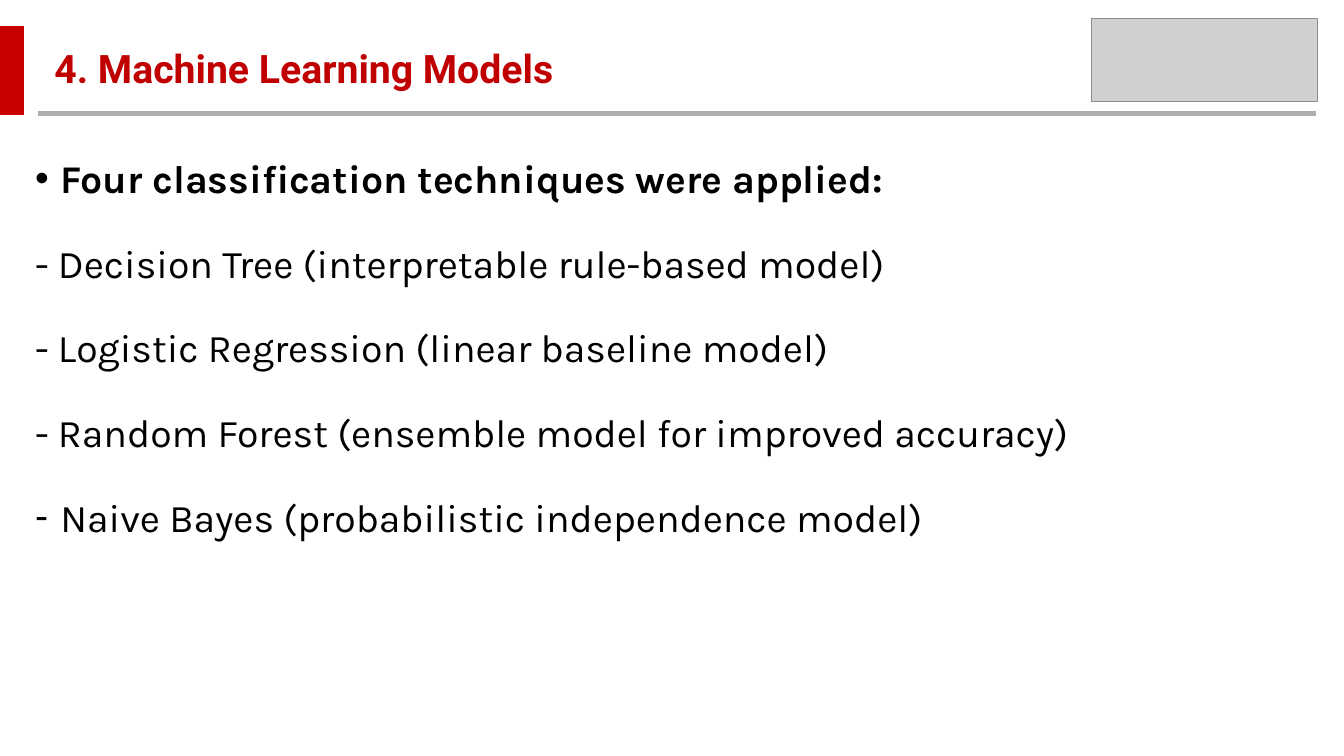
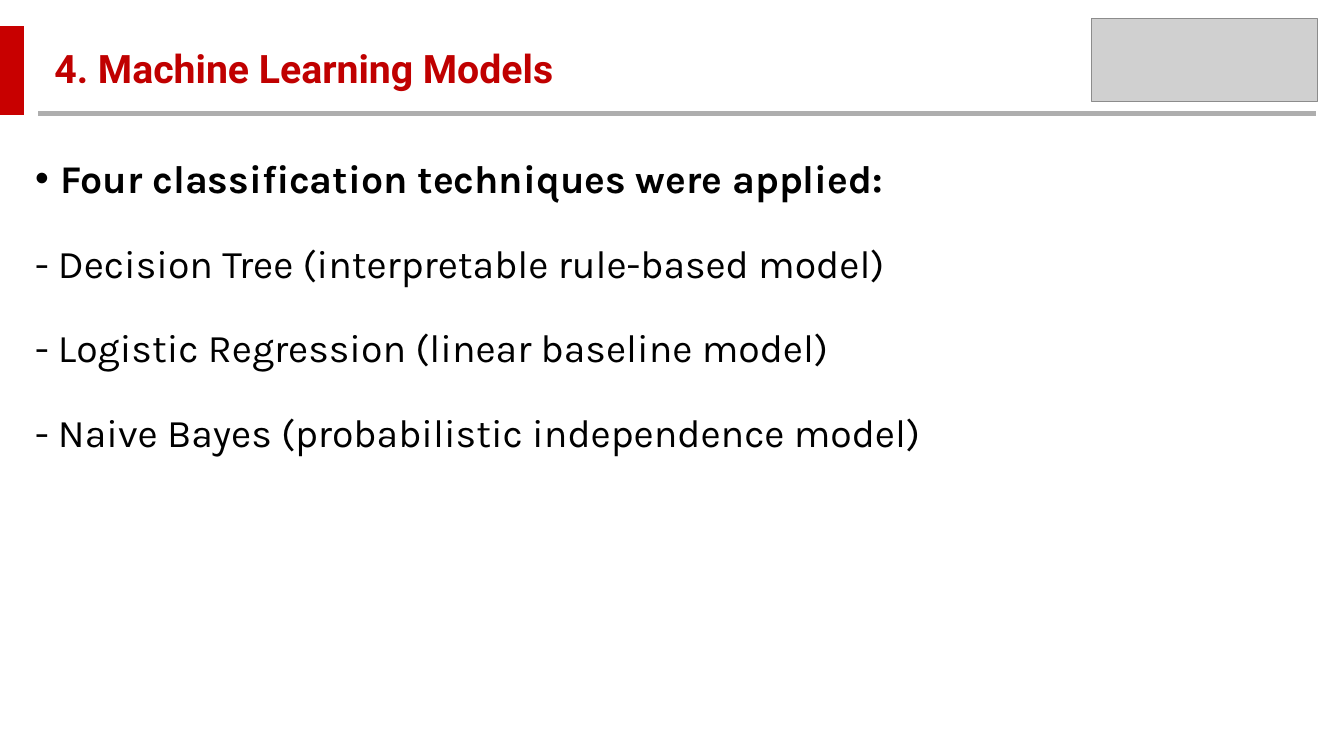
Before and after one commit to MMawande/STAT606-Machine-Learning-Assignment, a slide deck: slide 4 of Binary Classification 606.pptx. Drawn at 1344x756 pixels with LibreOffice and Linux fonts; fonts in the diff are those of the drawing; grey boxes stand for pictures. Boxes give left, top, right and bottom in pixels: in the first picture for what was removed or moved away, otherwise in the second. Text is boxed around its words. In the diff, an @@ line names an element or a change of style, - is before the commit and + after.

```diff
--- a/Binary Classification 606.pptx
+++ b/Binary Classification 606.pptx
@@ text at [58,418,920,457]: text changed @@
-- Random Forest (ensemble model for improved accuracy)
-– Naive Bayes (probabilistic independence model)
+- Naive Bayes (probabilistic independence model)
```
Also in this commit, not shown: 3 other slides changed, 4 other files.
